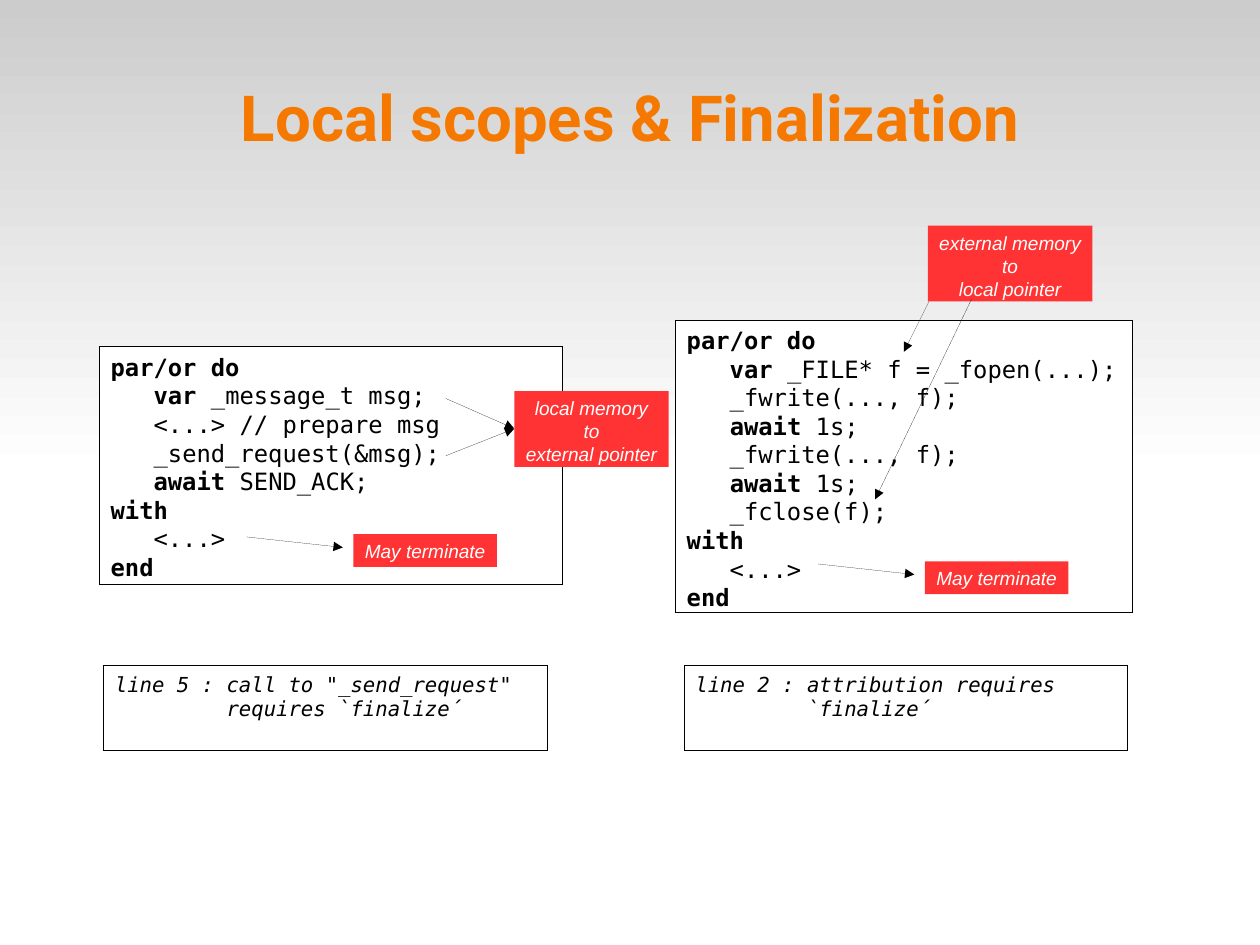
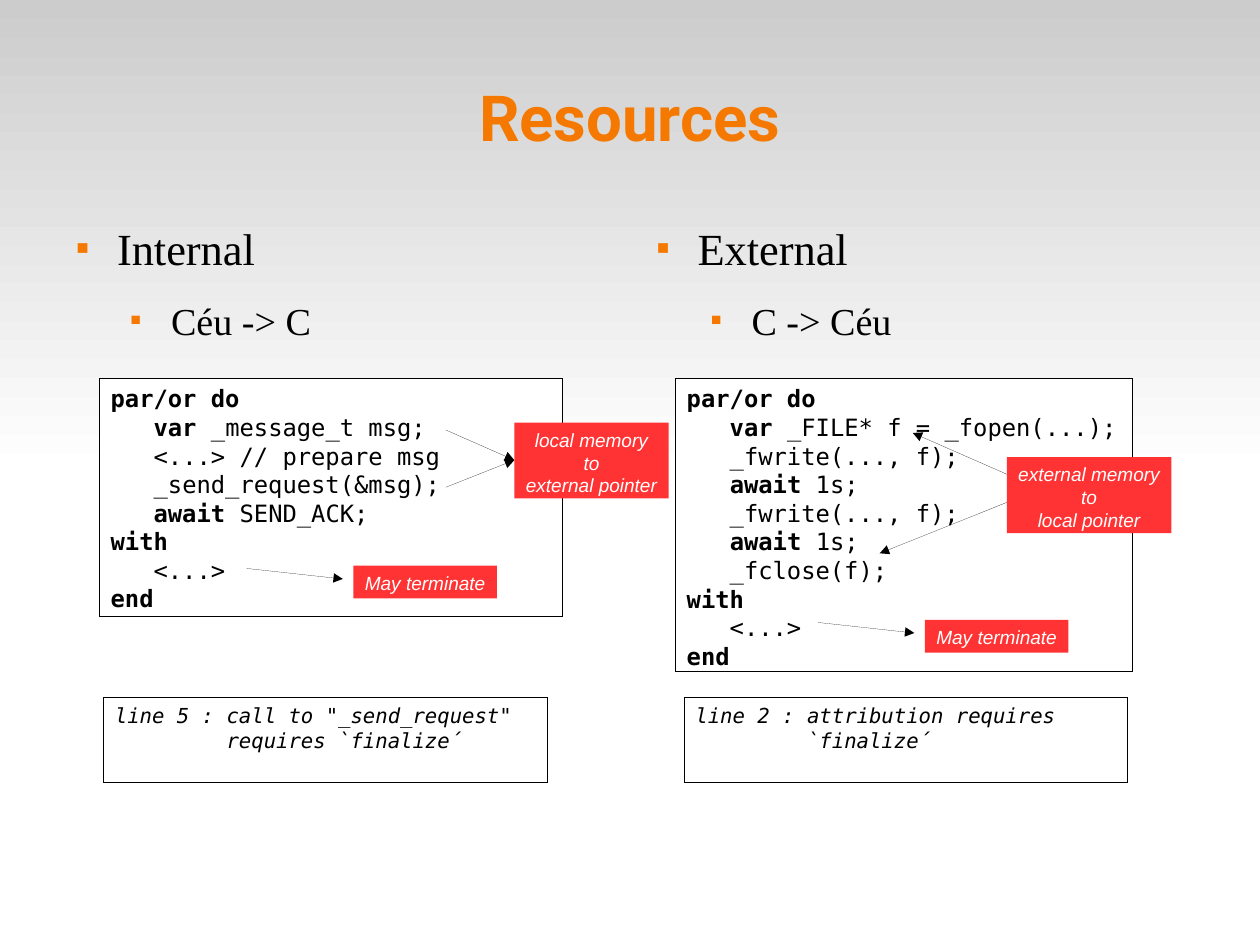
Before and after one commit to fsantanna-no/ceu-docs, a slide deck: slide 41 of ceu_wgld.odp (slide 40 before the commit). Drawn at 1260x945 pixels with LibreOffice and Linux fonts; fonts in the diff are those of the drawing. Boxes give left, top, right and bottom in pixels: in the first picture for what was removed or moved away, otherwise in the second. Text is boxed around its words. In the diff, an @@ line names an element or a change of style, - is before the commit and + after.

```diff
--- a/ceu_wgld.odp
+++ b/ceu_wgld.odp
@@ title at [479, 96, 780, 142]: text changed @@
-Local scopes & Finalization
+Resources
@@ text added at [117, 234, 311, 336], 28 pt, text #000000 @@
+■ Internal
+  ■ Céu -> C
@@ text added at [698, 234, 891, 336], 28 pt, text #000000 @@
+■ External
+  ■ C -> Céu
@@ arrow removed from (933, 295) to (904, 352) @@
@@ arrow moved from (446, 456) - (515, 429) to (446, 430) - (515, 461) @@
@@ arrow moved from (972, 300) - (876, 500) to (1010, 476) - (914, 433) @@
@@ arrow moved from (446, 399) - (515, 429) to (446, 487) - (515, 461) @@
@@ rectangle "external memory": place and size @@
-rectangle "external memory" at [928, 225, 1093, 301]
+rectangle "external memory" at [1007, 457, 1172, 533]
@@ arrow added from (1007, 503) to (880, 553), #000000 0 pt @@
@@ 5 rectangles, 1 arrow: place and size @@
-5 rectangles, 1 arrow at [99, 348, 1129, 751]
+5 rectangles, 1 arrow at [99, 378, 1129, 782]
@@ 2 rectangles, 1 arrow: place and size @@
-2 rectangles, 1 arrow at [676, 320, 1133, 613]
+2 rectangles, 1 arrow at [676, 378, 1133, 671]
```
Also in this commit, not shown: 2 other slides changed, 4 slides added, 1 slide removed, 17 other files.
